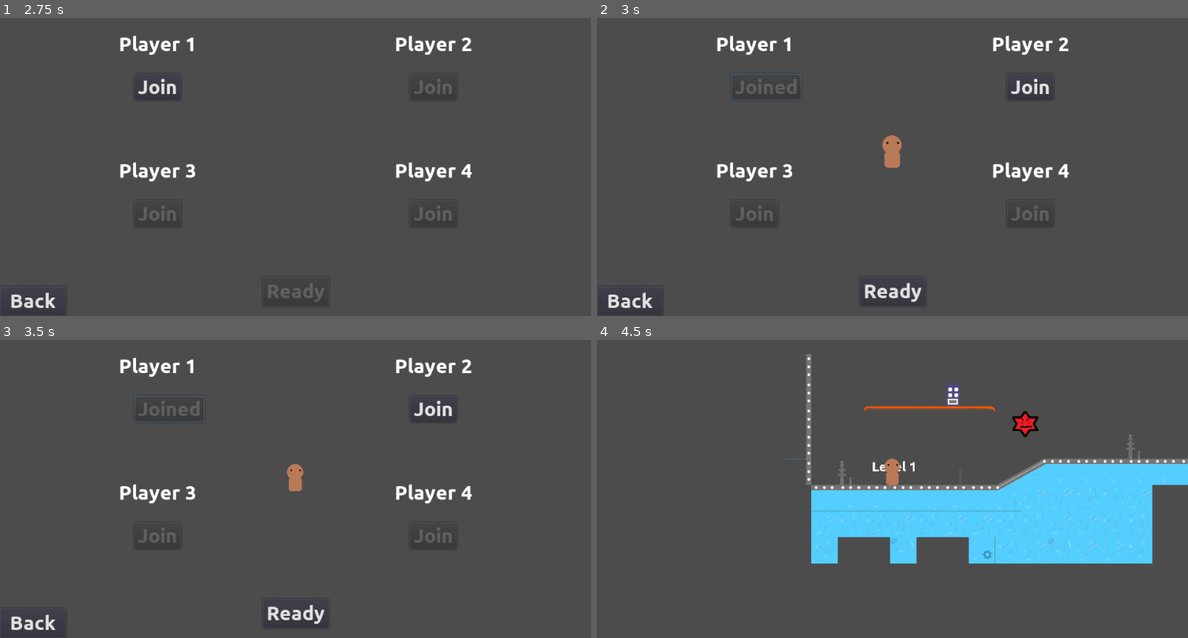
Above: before the commit, frames 1-4 (two rows, left to right).
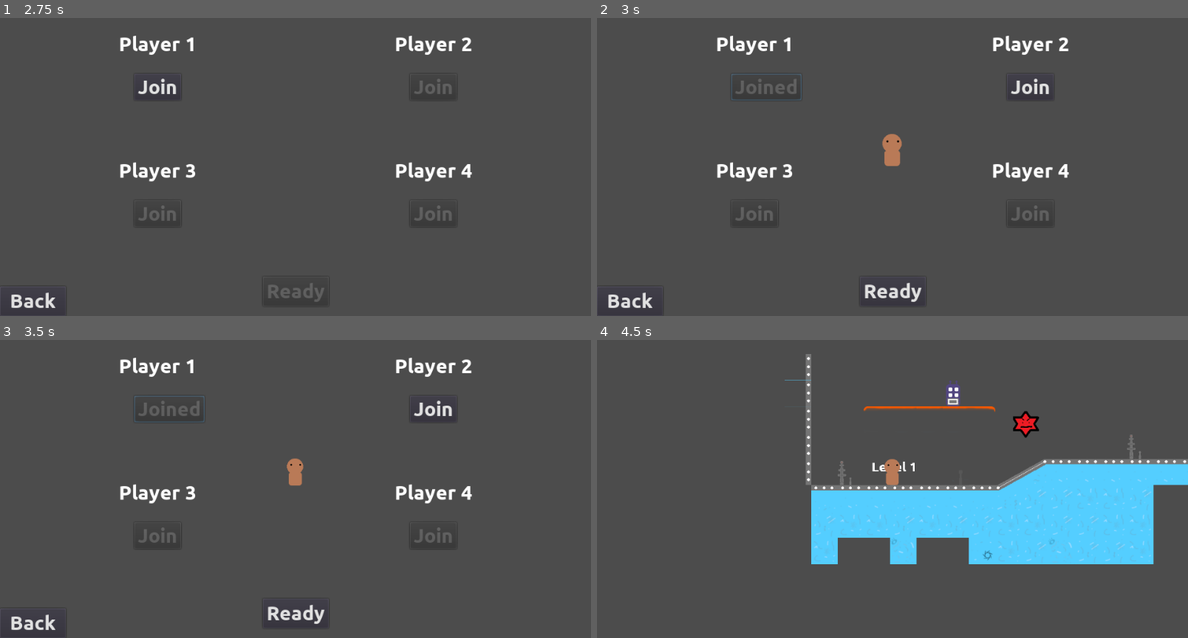
Above: after the commit, the same moments.

Repository: wsheldon67/Scredric
Game: Godot game, scene res://Main.tscn
The game is run twice, just before and just after one commit, with the same random seed, the same clock (stepped at 60 frames per second) and the same inputs.
Inputs:
- Up to frame 1 (2.75 s): click "Start" at 0.5 s; click "Back" at 1.25 s; click "Start" at 2 s
- Up to frame 2 (3 s): click "Join" at 2.75 s
- Up to frame 3 (3.5 s): no input
- Up to frame 4 (4.5 s): click "Ready" at 3.5 s; click "Hard" at 4.25 s

Frame 1 is identical in both runs. In frame 2, less than 0.1% of the frame differs, in the area x 48-52%, y 38-51%; in frame 3, 0.1%; in frame 4, 1.1%, in the area x 31-100%, y 5-76%.

Commit message:
stop falling player on save menu

Diff:
--- a/project/global/WORLD.gd
+++ b/project/global/WORLD.gd
@@ -35,3 +35,6 @@
 	if closest.dead:
 		return false
 	return closest
+
+func _ready():
+	get_tree().paused = true
--- a/project/menus/assets/Save.gd
+++ b/project/menus/assets/Save.gd
@@ -20,7 +20,7 @@
 	PROGRESS.data = save_data
 	MENU.hide()
 	WORLD.change_level(save_data.current_level)
-
+	get_tree().paused = false
 
 
 func _on_Easy_pressed():
@@ -33,3 +33,4 @@
 	PROGRESS.save_slot = save_number
 	MENU.hide()
 	WORLD.change_level("Level 1")
+	get_tree().paused = false
